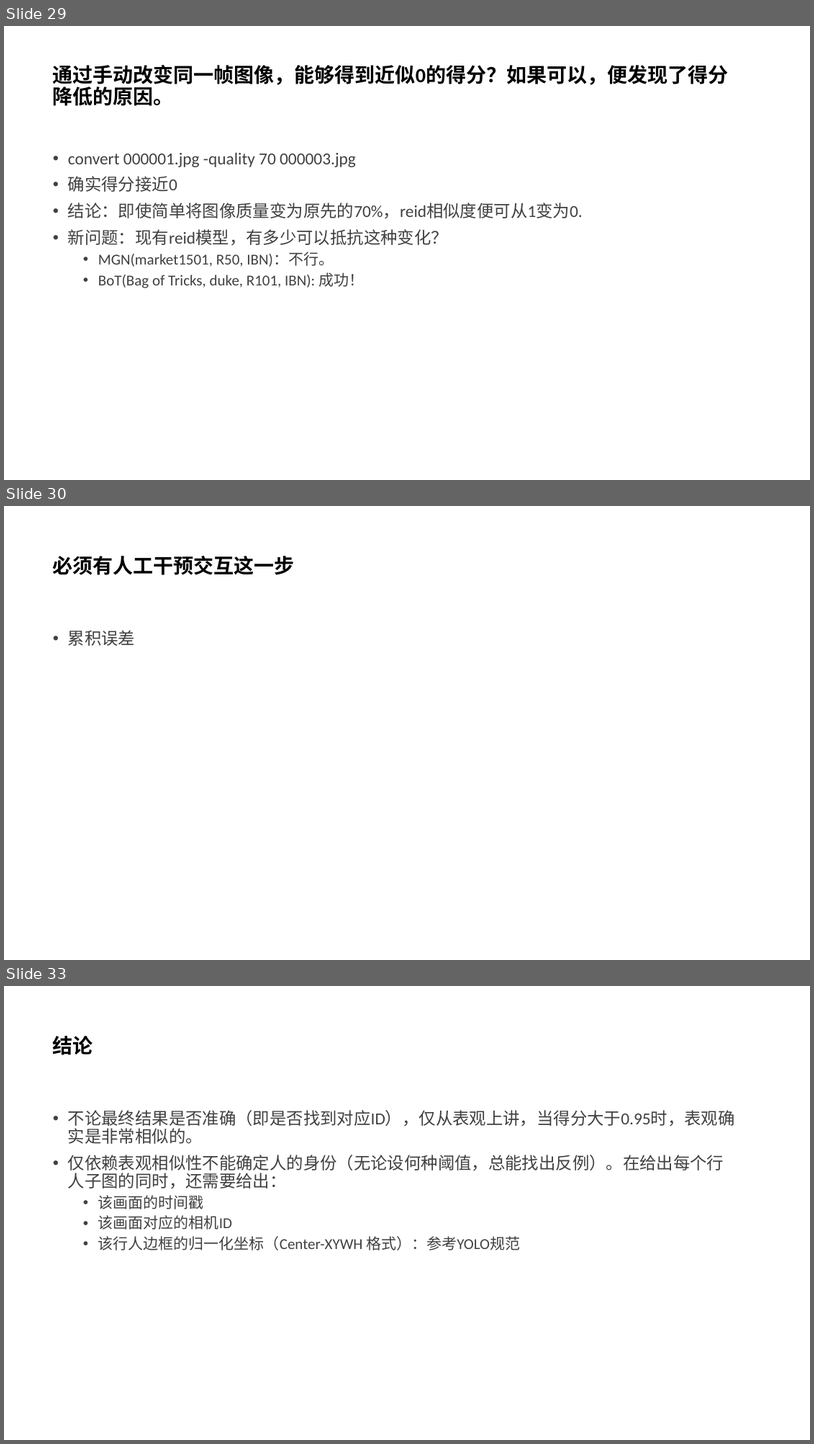
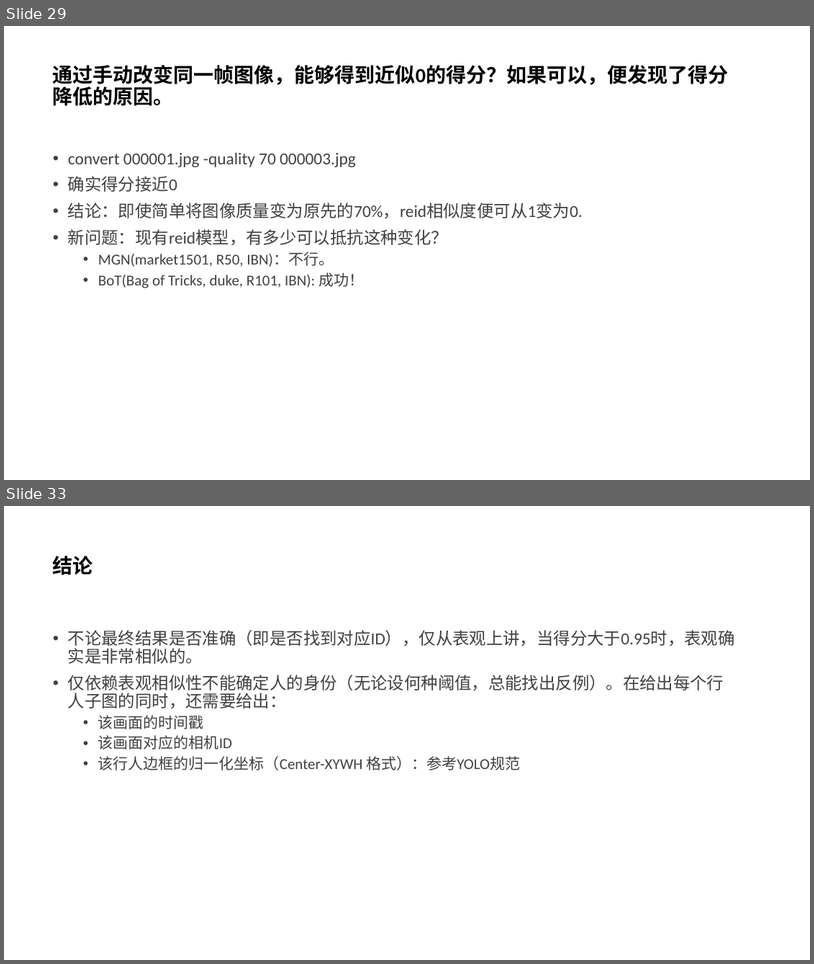
Before and after one commit to liandun110/fast-reid, a slide deck: ReID.pptx. Shown one above the other, each under a label of ours: slides 29, 30 and 33 before the commit, slides 29 and 33 after it; the slides between them are not shown. The pictures are 814x1444 and 814x964 pixels, drawn with LibreOffice and Linux fonts; fonts in the diff are those of the drawing. Boxes give left, top, right and bottom in pixels: in the first picture for what was removed or moved away, otherwise in the second. Text is boxed around its words. In the diff, an @@ line names an element or a change of style, - is before the commit and + after.

```diff
--- a/ReID.pptx
+++ b/ReID.pptx
@@ slide 30 removed at [4,506,810,960], background #FFFFFF @@
@@ title removed at [53,556,295,575] @@
-必须有人工干预交互这一步
@@ text removed at [68,630,135,646] @@
-• 累积误差
```
Also in this commit, not shown: 6 slides added, 2 other slides removed, 1 other file.
